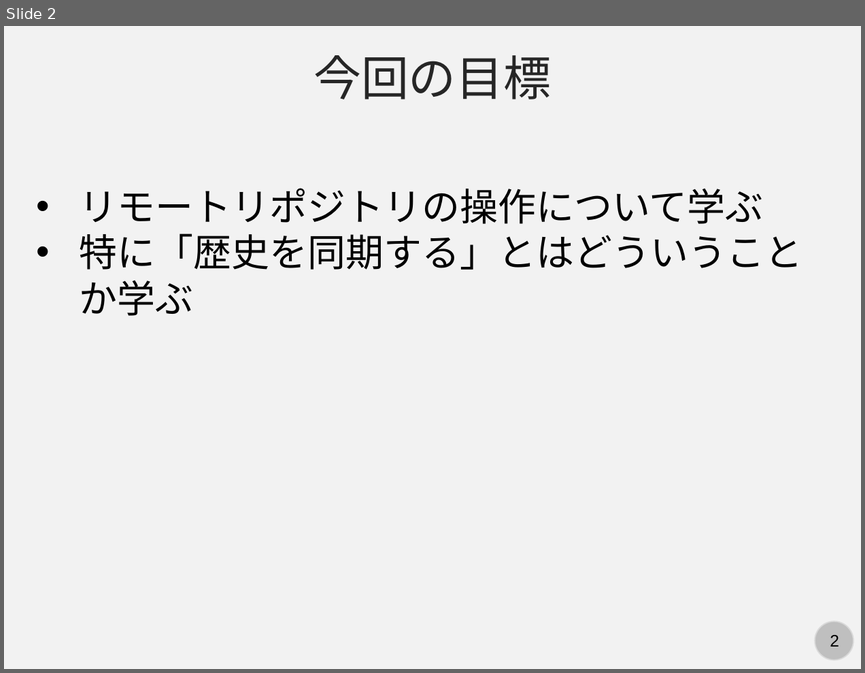
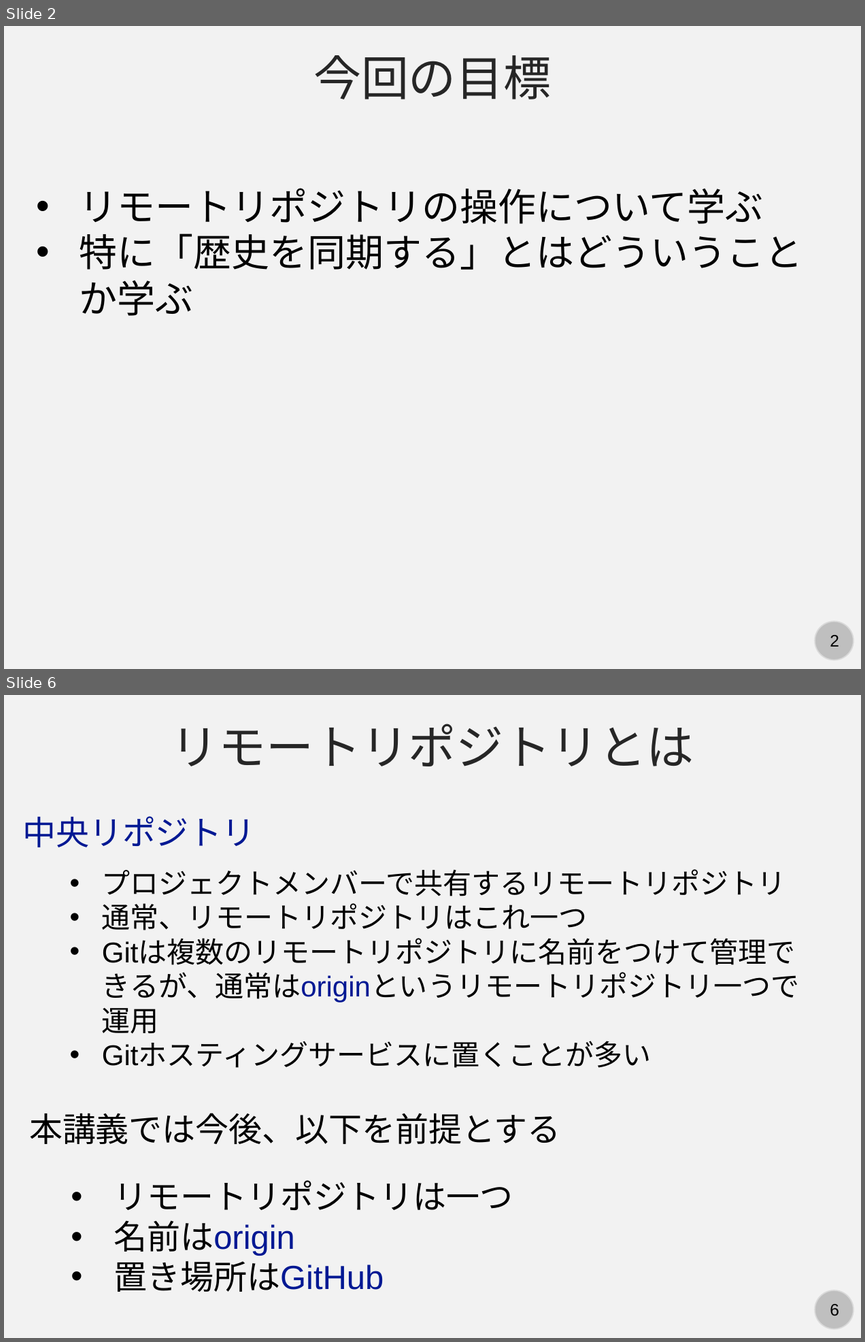
Before and after one commit to kaityo256/github, a slide deck: remote/fig/slide.pptx. Shown one above the other, each under a label of ours: slide 2 before the commit, slides 2 and 6 after it; the slides between them are not shown. The pictures are 865x673 and 865x1342 pixels, drawn with LibreOffice and Linux fonts; fonts in the diff are those of the drawing. Boxes give left, top, right and bottom in pixels: in the first picture for what was removed or moved away, otherwise in the second. Text is boxed around its words. In the diff, an @@ line names an element or a change of style, - is before the commit and + after.

```diff
--- a/remote/fig/slide.pptx
+++ b/remote/fig/slide.pptx
@@ slide 6 added at (4,695,861,1338), background #F2F2F2; not listed: 2 template elements that a slide beside it also shows @@
@@ text added at (171,724,694,766), 40 pt, text #262626 @@
+リモートリポジトリとは
@@ text added at (22,816,256,847), 28 pt, text #011893 @@
+中央リポジトリ
@@ text added at (102,869,799,1068), 24 pt, text #000000 @@
+• プロジェクトメンバーで共有するリモートリポジトリ
+• 通常、リモートリポジトリはこれ一つ
+• Gitは複数のリモートリポジトリに名前をつけて管理できるが、通常はoriginというリモートリポジトリ一つで運用
+• Gitホスティングサービスに置くことが多い
@@ text added at (29,1113,560,1144), 28 pt, text #000000 @@
+本講義では今後、以下を前提とする
@@ text added at (113,1180,513,1291), 28 pt, text #000000 @@
+• リモートリポジトリは一つ
+• 名前はorigin
+• 置き場所はGitHub
```
Also in this commit, not shown: 2 slides changed, 6 other slides added, 1 other file.
